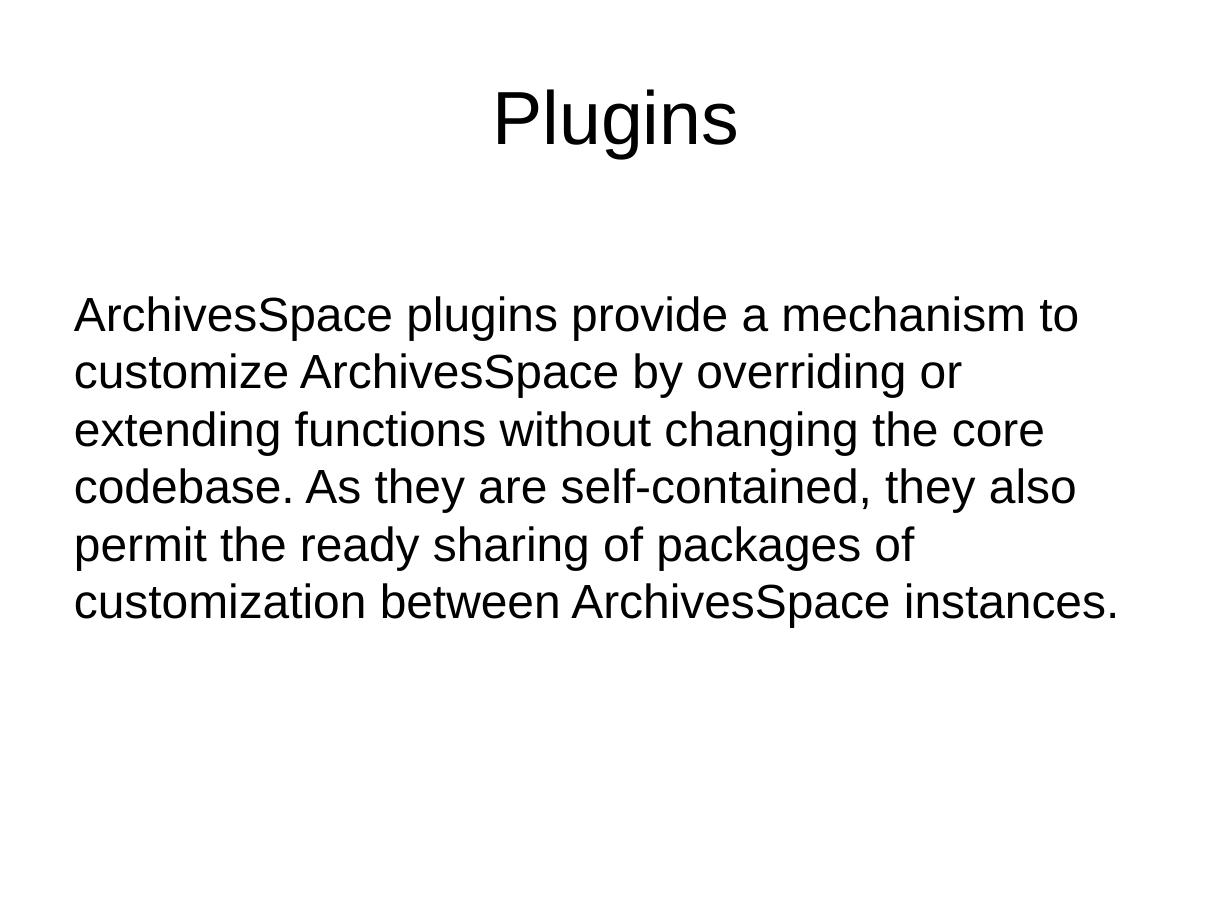
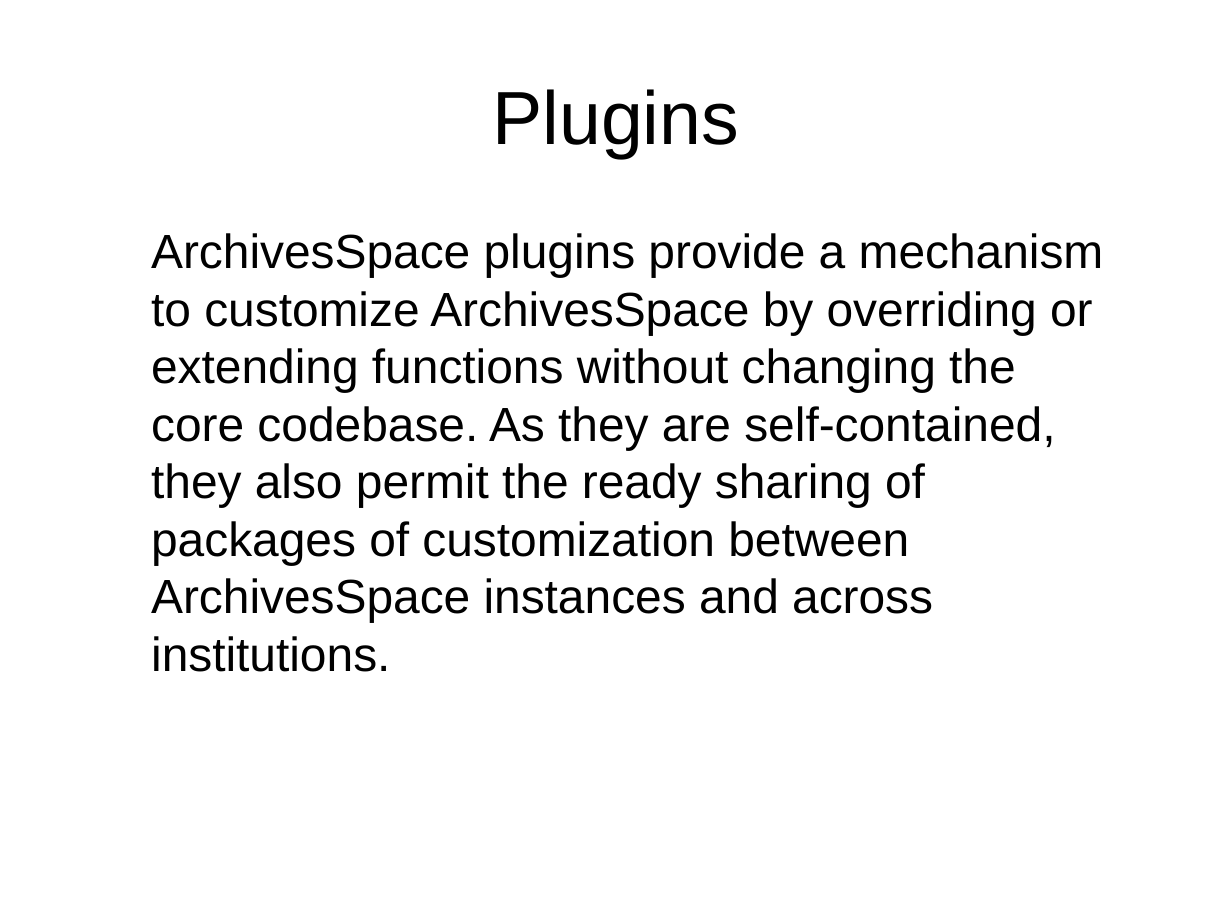
Before and after one commit to archivesspace/tech-docs, a slide deck: slide 16 of customization/customizing_PUI_examples/OnlineForumCustomizing.pptx (slide 14 before the commit). Drawn at 1232x924 pixels with LibreOffice and Linux fonts; fonts in the diff are those of the drawing; background and template pictures are left out. Boxes give left, top, right and bottom in pixels: in the first picture for what was removed or moved away, otherwise in the second. Text is boxed around its words. In the diff, an @@ line names an element or a change of style, - is before the commit and + after.

```diff
--- a/customization/customizing_PUI_examples/OnlineForumCustomizing.pptx
+++ b/customization/customizing_PUI_examples/OnlineForumCustomizing.pptx
@@ text at (151, 233, 1104, 672): text changed @@
-ArchivesSpace plugins provide a mechanism to customize ArchivesSpace by overriding or extending functions without changing the core codebase. As they are self-contained, they also permit the ready sharing of packages of customization between ArchivesSpace instances.
+ArchivesSpace plugins provide a mechanism to customize ArchivesSpace by overriding or extending functions without changing the core codebase. As they are self-contained, they also permit the ready sharing of packages of customization between ArchivesSpace instances and across institutions.
```
Also in this commit, not shown: 27 other slides changed, 6 slides added, 1 slide removed, 2 other files.
